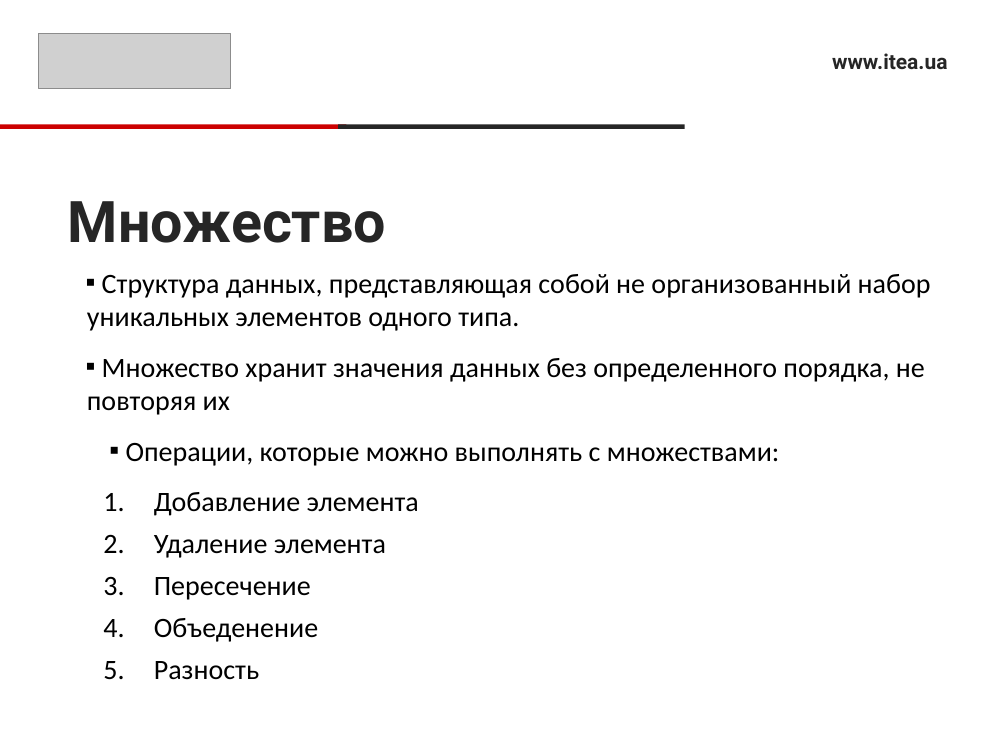
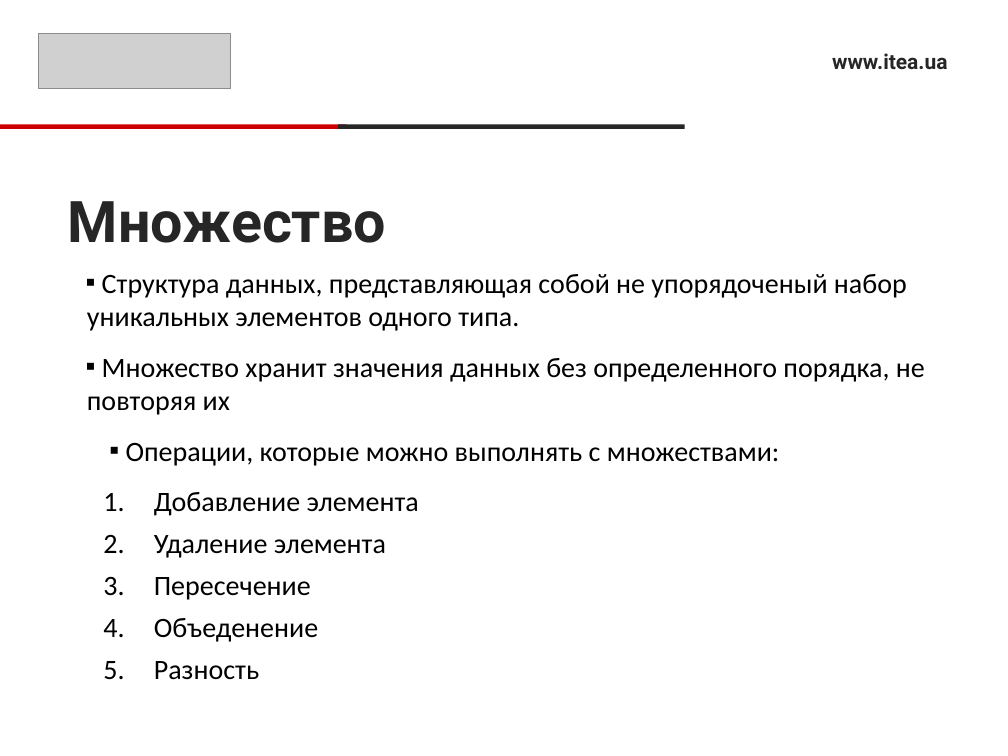
Before and after one commit to RusyaOne/CSharpAdvanced---19.01.2021, a slide deck: slide 28 of 1.Collections/CollectionsPresentation.pptx. Drawn at 1008x756 pixels with LibreOffice and Linux fonts; fonts in the diff are those of the drawing; grey boxes stand for pictures. Boxes give left, top, right and bottom in pixels: in the first picture for what was removed or moved away, otherwise in the second. Text is boxed around its words. In the diff, an @@ line names an element or a change of style, - is before the commit and + after.

```diff
--- a/1.Collections/CollectionsPresentation.pptx
+++ b/1.Collections/CollectionsPresentation.pptx
@@ text at (87,274,907,331): text changed @@
-▪ Структура данных, представляющая собой не организованный набор уникальных элементов одного типа.
+▪ Структура данных, представляющая собой не упорядоченый набор уникальных элементов одного типа.
```
Also in this commit, not shown: 4 other slides changed, 1 slide added.
